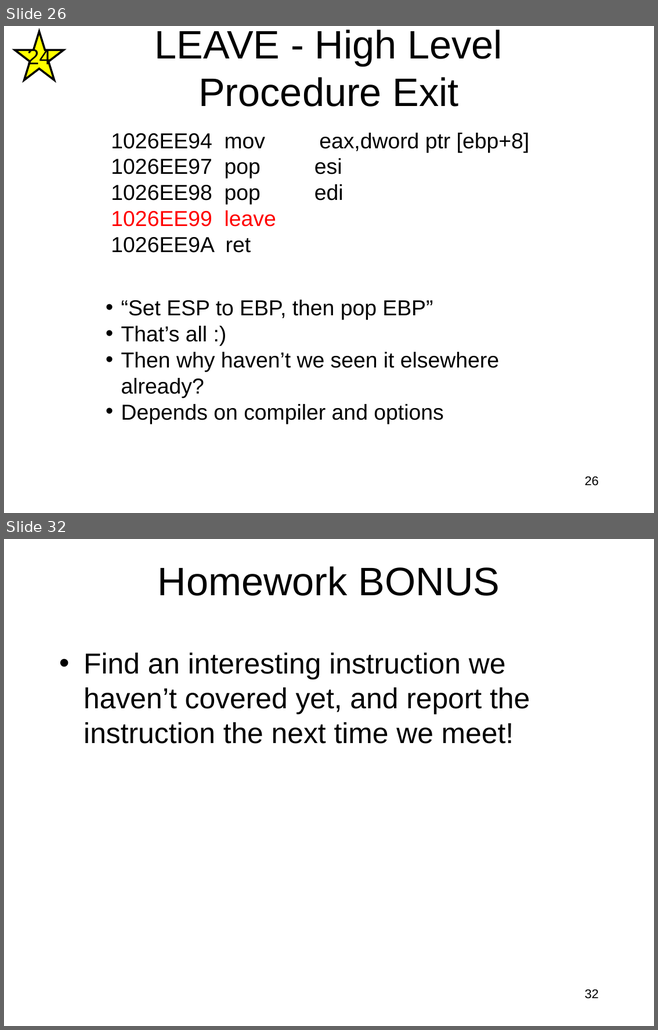
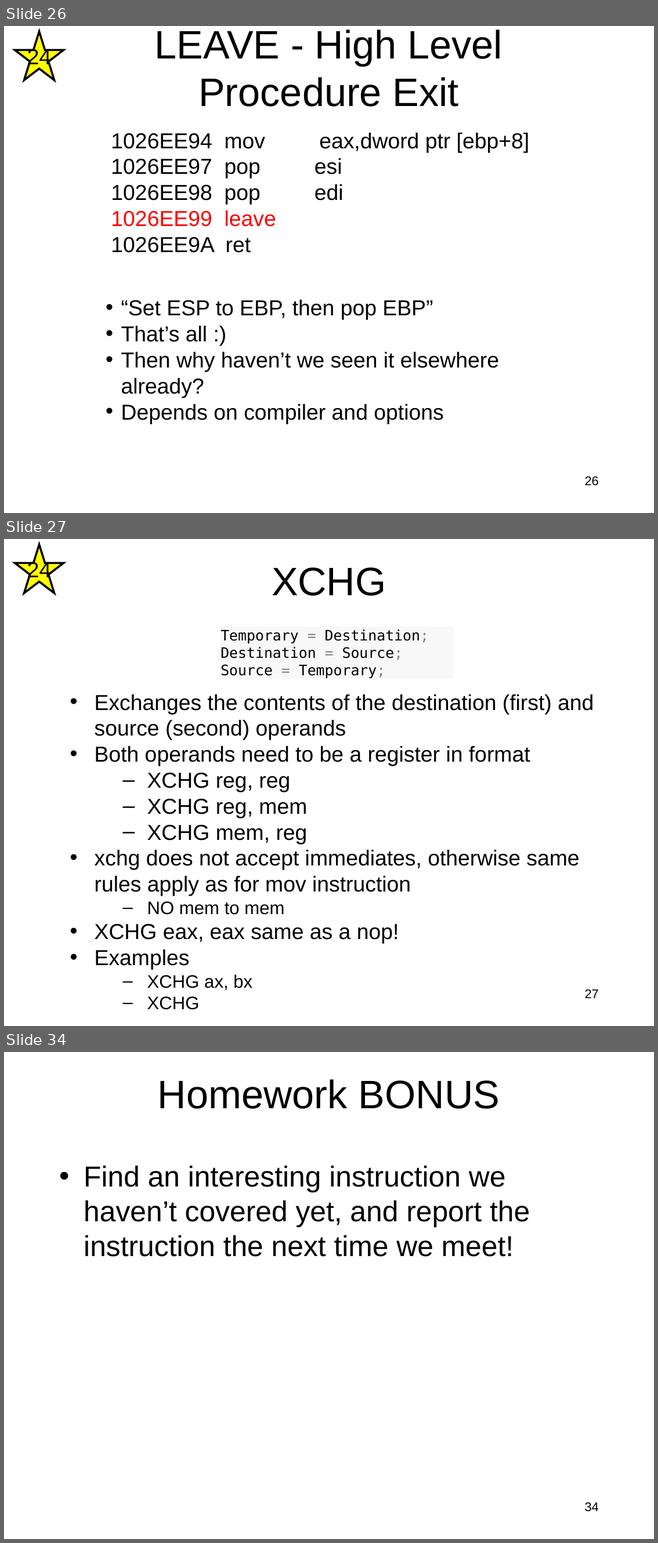
Before and after one commit to RobotMafiaCTF/RE_VR_Training, a slide deck: assembly/ppts/IntroductionToIntelx86-Part3.ppt. Shown one above the other, each under a label of ours: slides 26 and 32 before the commit, slides 26, 27 and 34 after it; the slides between them are not shown. The pictures are 658x1030 and 658x1543 pixels, drawn with LibreOffice and Linux fonts; fonts in the diff are those of the drawing. Boxes give left, top, right and bottom in pixels: in the first picture for what was removed or moved away, otherwise in the second. Text is boxed around its words. In the diff, an @@ line names an element or a change of style, - is before the commit and + after.

```diff
--- a/assembly/ppts/IntroductionToIntelx86-Part3.ppt
+++ b/assembly/ppts/IntroductionToIntelx86-Part3.ppt
@@ slide 27 added at (4, 539, 654, 1026), background #FFFFFF @@
@@ freeform shape added at (15, 544, 64, 593), fill #FFFF00, outline #000000 2.24 pt, 24 pt, text #000000 @@
+24
@@ title added at (271, 567, 386, 596), 44 pt, text #000000 @@
+XCHG
@@ rectangle added at (220, 627, 453, 679), fill #F8F8F8, 16 pt, text #000000 @@
+Temporary = Destination; Destination = Source;
+Source = Temporary;
@@ text added at (94, 694, 593, 1010), 24 pt, text #000000 @@
+• Exchanges the contents of the destination (first) and source (second) operands
+• Both operands need to be a register in format
+  – XCHG reg, reg
+  – XCHG reg, mem
+  – XCHG mem, reg
+• xchg does not accept immediates, otherwise same rules apply as for mov instruction
+  – NO mem to mem
+• XCHG eax, eax same as a nop!
+• Examples
+  – XCHG ax, bx
+  – XCHG
@@ page number added at (585, 989, 598, 998), 14 pt, text #000000 @@
+27
@@ what was slide 32 is now slide 34 @@
@@ page number at (585, 1502, 598, 1512): text changed @@
-32
+34
```
Also in this commit, not shown: 9 slides changed, 1 other slide added, 1 other file.
